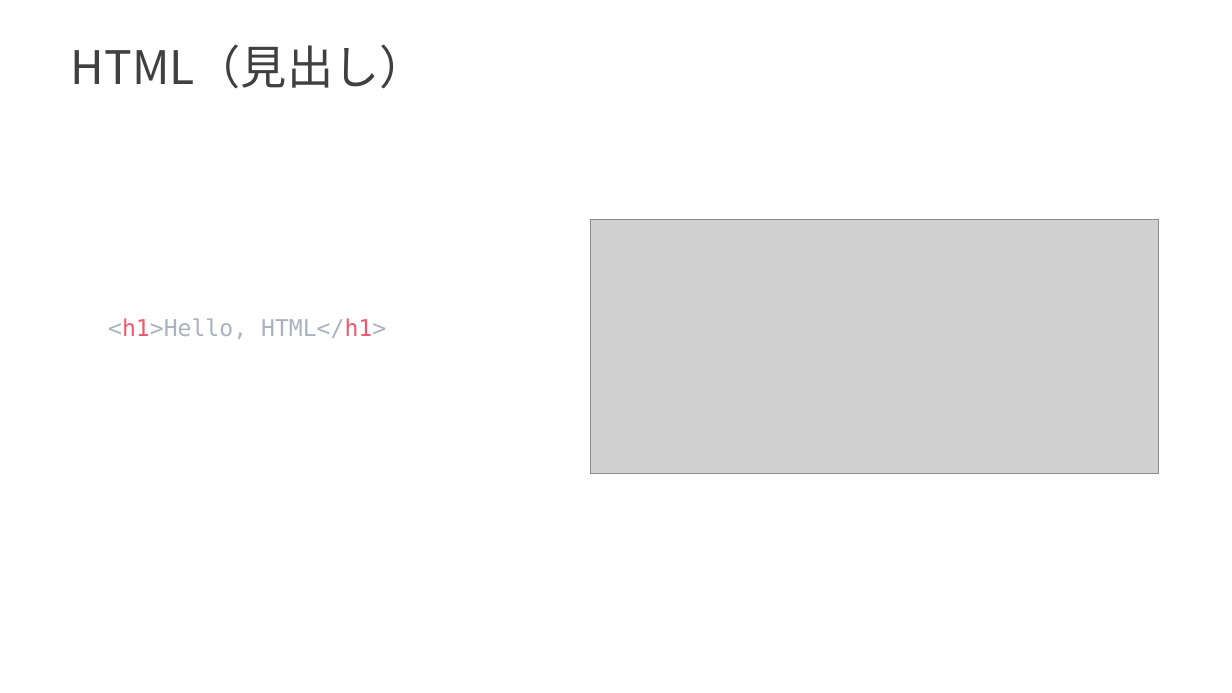
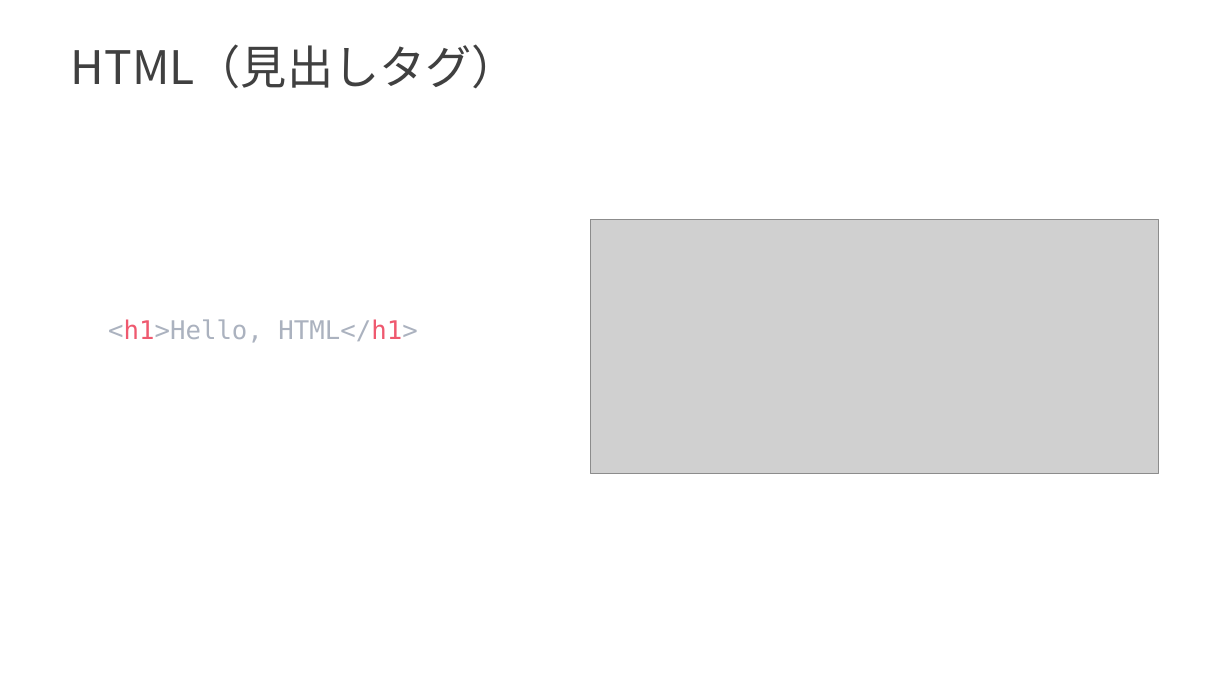
Before and after one commit to Izu-TABI/Hackathon, a slide deck: slide 4 of presentation/Web入門_第二回.pptx. Drawn at 1232x693 pixels with LibreOffice and Linux fonts; fonts in the diff are those of the drawing; grey boxes stand for pictures. Boxes give left, top, right and bottom in pixels: in the first picture for what was removed or moved away, otherwise in the second. Text is boxed around its words. In the diff, an @@ line names an element or a change of style, - is before the commit and + after.

```diff
--- a/presentation/Web入門_第二回.pptx
+++ b/presentation/Web入門_第二回.pptx
@@ text at [71,44,518,89]: text changed @@
-HTML（見出し）
+HTML（見出しタグ）
@@ text "<h1>Hello, HTML</h1>" at [108,319,417,343]: size 18 to 20 pt @@
```
Also in this commit, not shown: 2 other slides changed, 5 slides added, 1 other file.
